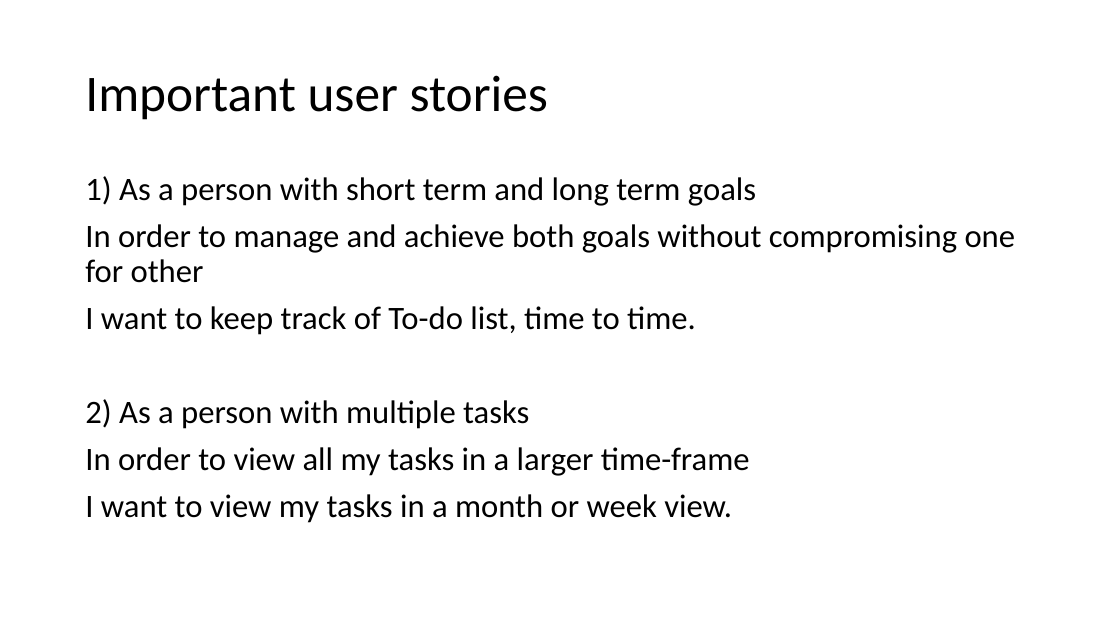
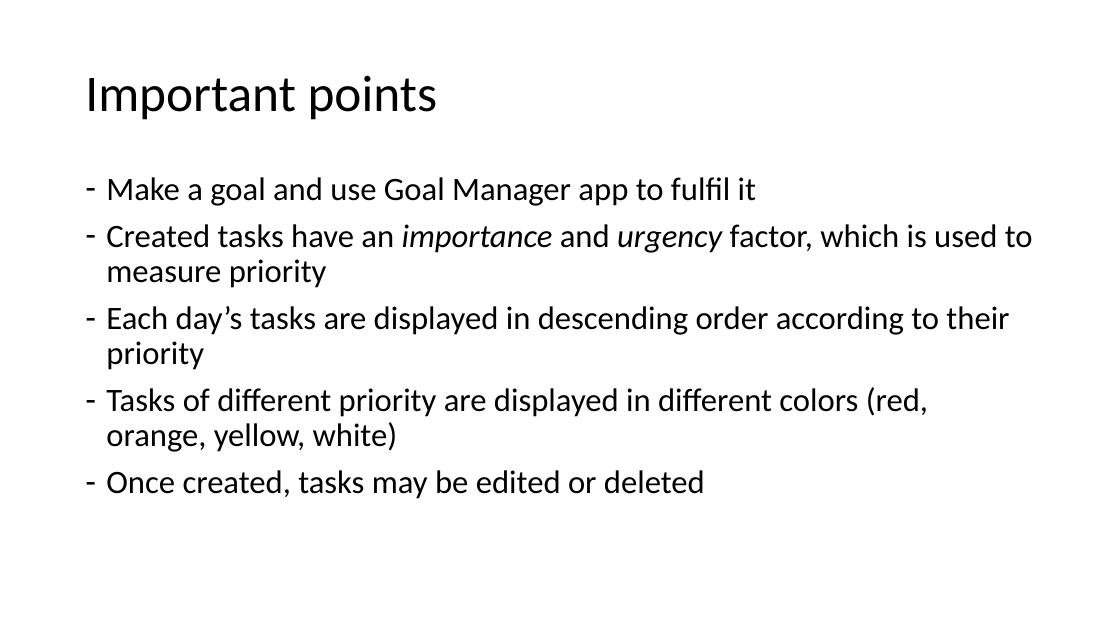
Before and after one commit to akirby22/SSD2018, a slide deck: slide 3 of ProjectDemo/SSD Project Demo - Java Jamboree.pptx. Drawn at 1120x630 pixels with LibreOffice and Linux fonts; fonts in the diff are those of the drawing. Boxes give left, top, right and bottom in pixels: in the first picture for what was removed or moved away, otherwise in the second. Text is boxed around its words. In the diff, an @@ line names an element or a change of style, - is before the commit and + after.

Commit message:
Changed User Stories

```diff
--- a/ProjectDemo/SSD Project Demo - Java Jamboree.pptx
+++ b/ProjectDemo/SSD Project Demo - Java Jamboree.pptx
@@ title at <box>85,75,438,120</box>: text changed @@
-Important user stories
+Important points
@@ text at <box>106,177,1033,499</box>: text changed @@
-1) As a person with short term and long term goals
-In order to manage and achieve both goals without compromising one for other
-I want to keep track of To-do list, time to time.
-2) As a person with multiple tasks
-In order to view all my tasks in a larger time-frame
-I want to view my tasks in a month or week view.
+– Make a goal and use Goal Manager app to fulfil it
+– Created tasks have an importance and urgency factor, which is used to measure priority
+– Each day’s tasks are displayed in descending order according to their priority
+– Tasks of different priority are displayed in different colors (red, orange, yellow, white)
+– Once created, tasks may be edited or deleted
```
Also in this commit, not shown: 1 slide removed.
